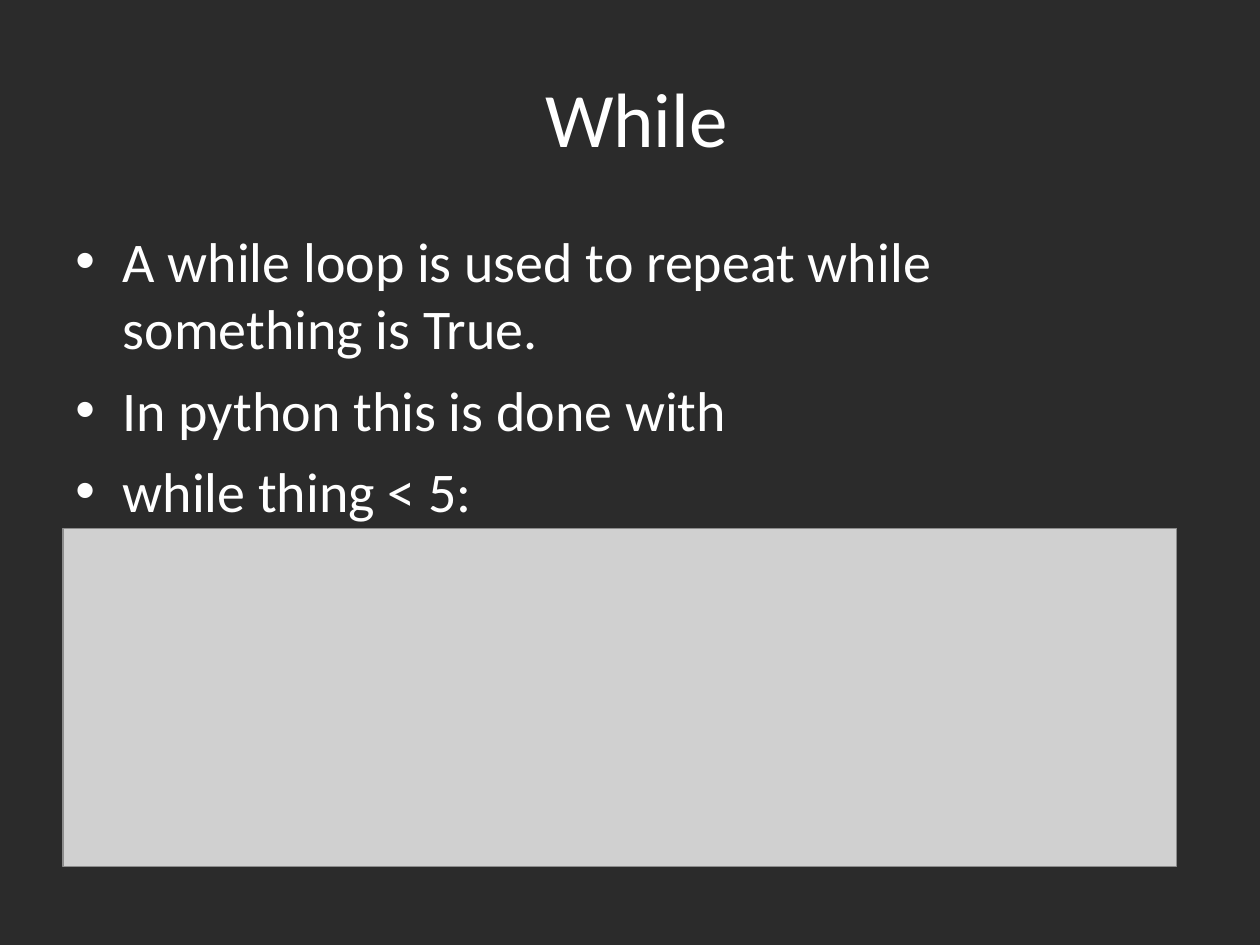
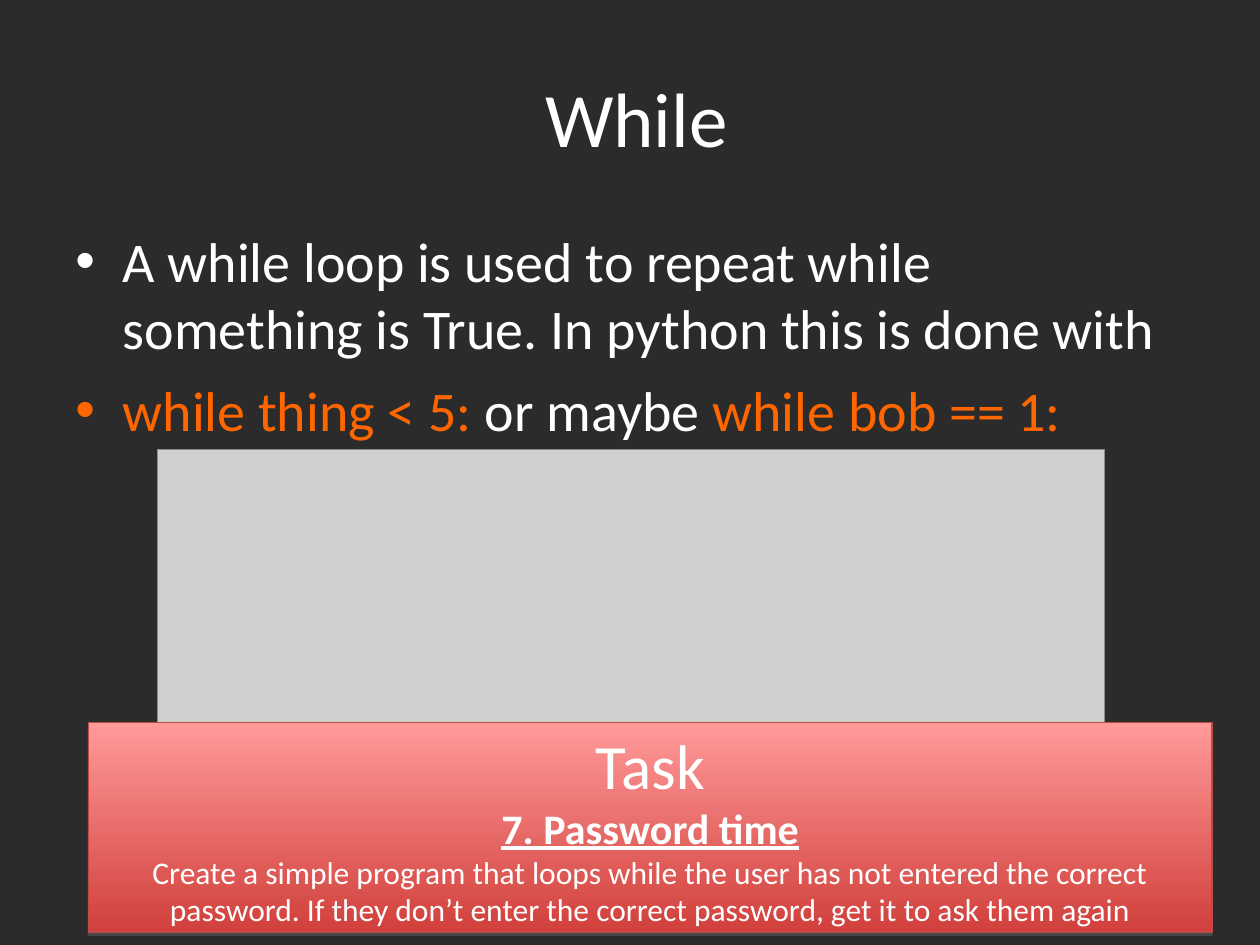
Before and after one commit to gbaman/RaspberryPi-Teaching-Materials, a slide deck: slide 26 of Powerpoints/Python1.ppt. Drawn at 1260x945 pixels with LibreOffice and Linux fonts; fonts in the diff are those of the drawing; grey boxes stand for pictures; background and template pictures are left out; a plain dark background stands for a picture behind light text. Boxes give left, top, right and bottom in pixels: in the first picture for what was removed or moved away, otherwise in the second. Text is boxed around its words. In the diff, an @@ line names an element or a change of style, - is before the commit and + after.

```diff
--- a/Powerpoints/Python1.ppt
+++ b/Powerpoints/Python1.ppt
@@ text at (123, 243, 1154, 441): text changed @@
-• A while loop is used to repeat while something is True.
-• In python this is done with
-• while thing < 5:
+• A while loop is used to repeat while something is True. In python this is done with
+• while thing < 5: or maybe while bob == 1:
@@ picture: place and size @@
-picture at (63, 528, 1177, 866)
+picture at (158, 450, 1105, 722)
@@ rectangle added at (88, 722, 1212, 931), fill gradient #FF9A99 to #D1403C, outline #BE4B48 0.74 pt, 18 pt, text #FFFFFF @@
+Task
+7. Password time
+Create a simple program that loops while the user has not entered the correct password. If they don’t enter the correct password, get it to ask them again
```
Also in this commit, not shown: 10 other slides changed, 10 slides added.
